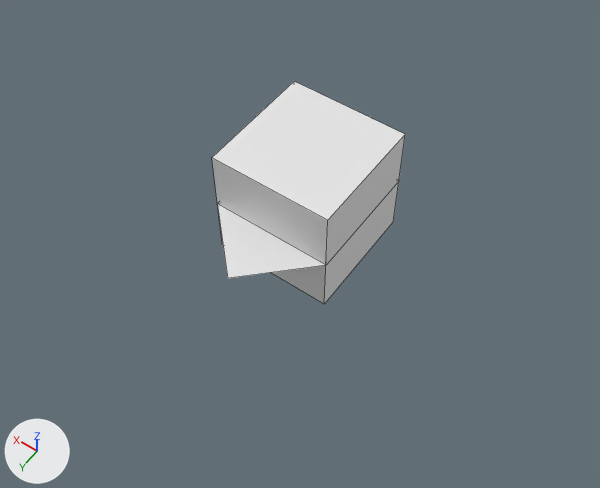
Renders of the Blender file tests/integration/sources/meshes.blend from each side of a commit.
Both versions are drawn from a camera (50 mm lens) standing at (-4.83, 7.0, 9.57) and looking at (-0.34, 0.72, -0.29). Arrows for +X, +Y and +Z are at lower left; the lights stay in place. Mesh edges are drawn as thin lines.

The older version as bpy lines, for what is in view:
```python
me_ngon = bpy.data.meshes.new('Ngon')
me_ngon.from_pydata([(-1.0, -1.0, 0.0), (1.0, -1.0, 0.0), (-1.0, 1.0, 0.0), (1.0, 1.0, 0.0), (0.0, 2.0, 0.0)], [], [(0, 1, 3, 4, 2)])
me_ngon.materials.append(mat_material)  # white #e7e7e7
me_quad = bpy.data.meshes.new('Quad')
me_quad.from_pydata([(-1.0, -1.0, 0.0), (1.0, -1.0, 0.0), (-1.0, 1.0, 0.0), (1.0, 1.0, 0.0)], [], [(0, 1, 3, 2)])
me_quad.materials.append(mat_material)  # white #e7e7e7
me_shapekey = bpy.data.meshes.new('ShapeKey')
me_shapekey.from_pydata(...)  # a box spanning x -1.0..1.0, y -1.0..1.0, z -1.0..1.0
me_triangle = bpy.data.meshes.new('Triangle')
me_triangle.from_pydata([(-1.0, -1.0, 0.0), (-1.0, 1.0, 0.0), (1.0, 1.0, 0.0)], [], [(0, 2, 1)])
me_triangle.materials.append(mat_material)  # white #e7e7e7
me_twomaterials = bpy.data.meshes.new('TwoMaterials')
me_twomaterials.from_pydata([(-1.0, -1.0, 0.0), (1.0, -1.0, 0.0), (-1.0, 1.0, 0.0), (1.0, 1.0, 0.0)], [], [(1, 2, 0), (1, 3, 2)])
for i in [1]: me_twomaterials.polygons[i].material_index = 1
me_twomaterials.materials.append(mat_material)  # white #e7e7e7
me_twomaterials.materials.append(mat_material_001)  # red #ff0000
ob_ngon = bpy.data.objects.new('Ngon', me_ngon)
ob_ngon.location = (0.0, 0.0, 0.0)
ob_quad = bpy.data.objects.new('Quad', me_quad)
ob_quad.location = (0.0, 0.0, 0.0)
ob_shapekey = bpy.data.objects.new('ShapeKey', me_shapekey)
ob_shapekey.location = (0.0, 0.0, 0.0)
ob_triangle = bpy.data.objects.new('Triangle', me_triangle)
ob_triangle.location = (0.0, 0.0, 0.0)
ob_twomaterials = bpy.data.objects.new('TwoMaterials', me_twomaterials)
ob_twomaterials.location = (0.0, 0.0, 0.0)
```
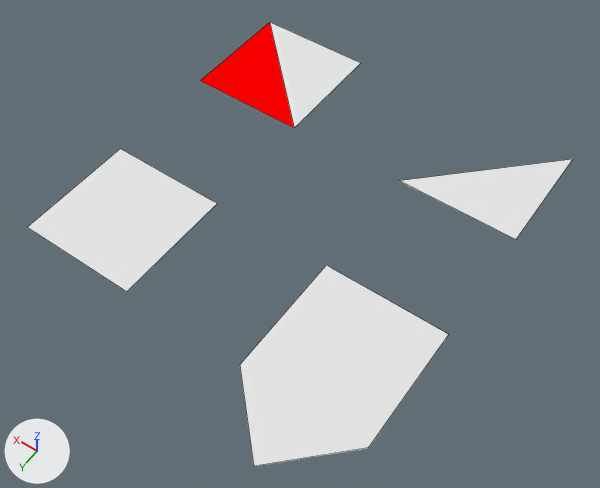
Diff of the bpy script that builds the scene:
```diff
--- a/tests/integration/sources/meshes.blend.py
+++ b/tests/integration/sources/meshes.blend.py
@@ ob_triangle @@
 ob_triangle = bpy.data.objects.new('Triangle', me_triangle)
-ob_triangle.location = (0.0, 0.0, 0.0)
+ob_triangle.location = (-2.0, -2.0, 0.0)
@@ ob_quad @@
 ob_quad = bpy.data.objects.new('Quad', me_quad)
-ob_quad.location = (0.0, 0.0, 0.0)
+ob_quad.location = (2.0, 2.0, 0.0)
@@ ob_ngon @@
 ob_ngon = bpy.data.objects.new('Ngon', me_ngon)
-ob_ngon.location = (0.0, 0.0, 0.0)
+ob_ngon.location = (-2.0, 2.0, 0.0)
@@ ob_twomaterials @@
 ob_twomaterials = bpy.data.objects.new('TwoMaterials', me_twomaterials)
-ob_twomaterials.location = (0.0, 0.0, 0.0)
+ob_twomaterials.location = (2.0, -2.0, 0.0)
@@ ob_shapekey @@
-ob_shapekey = bpy.data.objects.new('ShapeKey', me_shapekey)
-ob_shapekey.location = (0.0, 0.0, 0.0)
```

Boxes [x1, y1, x2, y2] around the edits, measured in the pictures (600 x 488 px):
'Ngon', moved
    before: [217, 204, 325, 278]
    after: [240, 265, 449, 466]
'ShapeKey', deleted
    before: [212, 81, 405, 304]
'Quad', moved (not visible before)
    after: [27, 149, 217, 292]
'TwoMaterials', moved (not visible before)
    after: [200, 22, 361, 128]
'Triangle', moved (not visible before)
    after: [401, 159, 573, 239]
